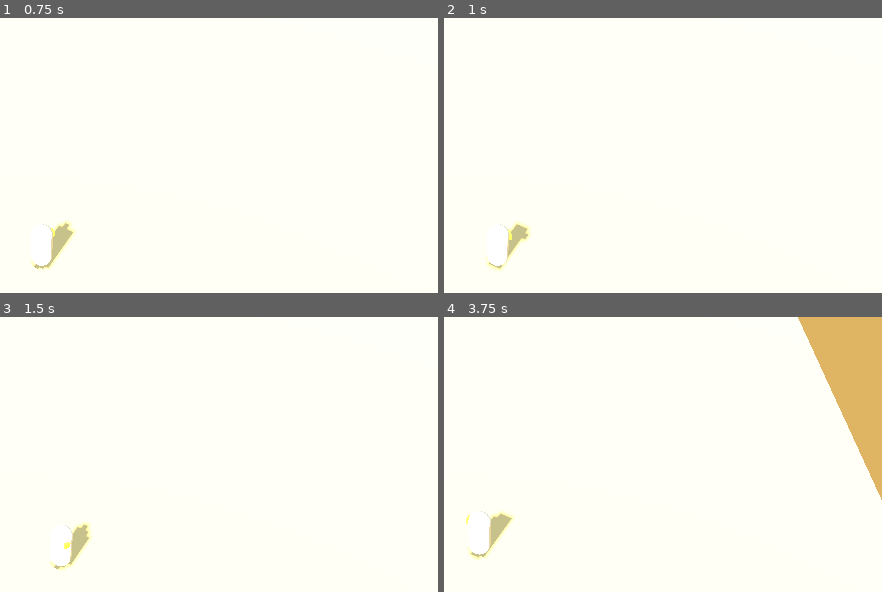
Above: before the commit, frames 1-4 (two rows, left to right).
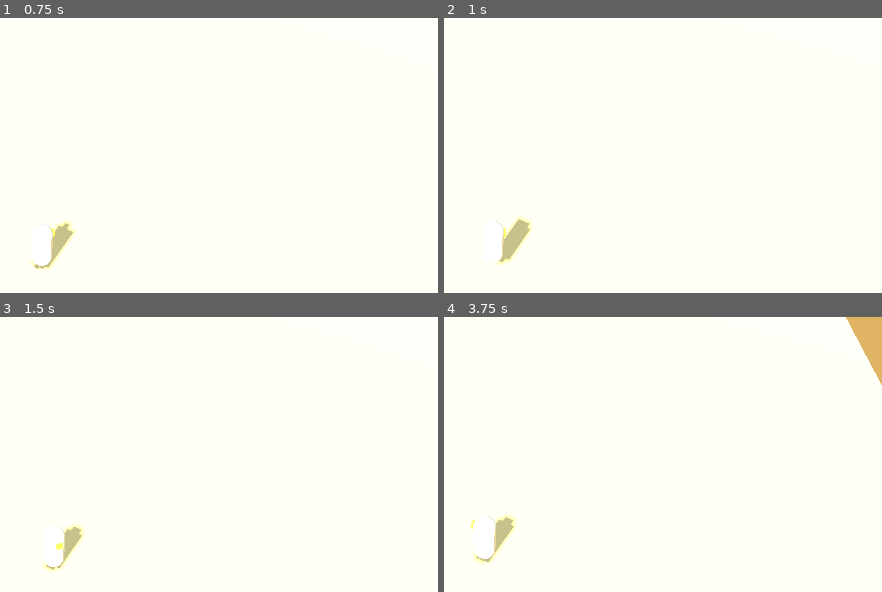
Above: after the commit, the same moments.

Repository: jmelvin92/shaiba
Game: Godot game, scene res://scenes/world/world.tscn
Two runs of this game, one before a commit and one after it. Both use one fixed random seed, a clock stepped at 60 frames per second and the inputs below.
Inputs (mouse positions are in pixels of both pictures, inside the frame that each line leads up to):
- Up to frame 1 (0.75 s): tap Enter at 0.5 s; move the mouse to (214, 221) at 0.52 s; hold D (move_right) from 0.53 s (still down); hold Shift (sprint) from 0.53 s (still down)
- Up to frame 2 (1 s): keep holding D (move_right); keep holding Shift (sprint); tap Space (jump, bound only after the commit) at 0.77 s; tap Ctrl (crouch, bound only after the commit) at 0.8 s
- Up to frame 3 (1.5 s): tap Space (jump, bound only after the commit) at 1.07 s; move the mouse to (outside the picture) at 1.27 s; release D (move_right) at 1.28 s; release Shift (sprint) at 1.28 s; hold S (move_down) from 1.28 s (still down); tap Ctrl (crouch, bound only after the commit) at 1.35 s
- Up to frame 4 (3.75 s): tap Space (jump, bound only after the commit) at 1.52, 1.55, 1.82, 2.1, 3.02, 3.32 s; move the mouse to (562, 443) at 2.02 s; release S (move_down) at 2.03 s; hold D (move_right) 2.03-2.78 s; hold Shift (sprint) 2.03-2.78 s; move the mouse to (outside the picture) at 2.77 s; hold W (move_up) 2.78-3.53 s; tap Mouse wheel up (camera_zoom_in) at 2.85 s; tap Ctrl (crouch, bound only after the commit) at 3.05 s; move the mouse to (outside the picture) at 3.52 s; hold A (move_left) from 3.53 s (still down); hold Mouse wheel down (camera_zoom_out) from 3.53 s (still down)

Frame 1 is identical in both runs. In frame 2, 0.6% of the frame differs, in the area x 9-21%, y 72-92%; in frame 3, 0.8%; in frame 4, 6.1%, in the area x 5-100%, y 0-90%.

Commit message:
Add jump and crouch
Jump on space with coyote time, an input buffer, variable height and
reduced air control; crouch on ctrl or C, held, with a ceiling check so
you cannot stand up under something. Graybox gains a crouch tunnel,
jumpable and too-tall ledges, and a run-only gap to test them.

Diff:
--- a/project.godot
+++ b/project.godot
@@ -58,6 +58,17 @@
 "events": [Object(InputEventKey,"resource_local_to_scene":false,"resource_name":"","device":-1,"window_id":0,"alt_press …(192 unchanged characters)…
 ]
 }
+jump={
+"deadzone": 0.2,
+"events": [Object(InputEventKey,"resource_local_to_scene":false,"resource_name":"","device":-1,"window_id":0,"alt_pressed":false,"shift_pressed":false,"ctrl_pressed":false,"meta_pressed":false,"pressed":false,"keycode":0,"physical_keycode":32,"key_label":0,"unicode":32,"location":0,"echo":false,"script":null)
+]
+}
+crouch={
+"deadzone": 0.2,
+"events": [Object(InputEventKey,"resource_local_to_scene":false,"resource_name":"","device":-1,"window_id":0,"alt_pressed":false,"shift_pressed":false,"ctrl_pressed":false,"meta_pressed":false,"pressed":false,"keycode":0,"physical_keycode":4194326,"key_label":0,"unicode":0,"location":0,"echo":false,"script":null)
+, Object(InputEventKey,"resource_local_to_scene":false,"resource_name":"","device":-1,"window_id":0,"alt_pressed":false,"shift_pressed":false,"ctrl_pressed":false,"meta_pressed":false,"pressed":false,"keycode":0,"physical_keycode":67,"key_label":0,"unicode":99,"location":0,"echo":false,"script":null)
+]
+}
 sprint={
 "deadzone": 0.2,
 "events": [Object(InputEventKey,"resource_local_to_scene":false,"resource_name":"","device":-1,"window_id":0,"alt_press …(195 unchanged characters)…
--- a/scenes/player/player.gd
+++ b/scenes/player/player.gd
@@ -30,6 +30,29 @@
 ## gives a sudden reversal its weight; the visible turn alone would not.
 @export_range(0.0, 1.0, 0.05) var turn_drag: float = 0.55
 
+@export_group("Air")
+## Peak height of a full jump, metres. Converted to a launch velocity against
+## whatever gravity is in force, so tuning gravity doesn't change the hop.
+@export_range(0.0, 4.0, 0.05) var jump_height: float = 1.1
+## How much of the rise is kept when the jump key is released early. 1 = no
+## variable height, 0.4 = a tap gets you noticeably less than a hold.
+@export_range(0.0, 1.0, 0.05) var jump_release_damping: float = 0.45
+## Grace period after walking off a ledge during which a jump still counts.
+@export_range(0.0, 0.4, 0.01) var coyote_time: float = 0.12
+## How early a jump press is remembered if you hit it just before landing.
+@export_range(0.0, 0.4, 0.01) var jump_buffer_time: float = 0.12
+## Share of ground acceleration and friction that applies mid-air. Low values
+## mean a jump commits you to roughly the arc you launched with.
+@export_range(0.0, 1.0, 0.05) var air_control: float = 0.35
+
+@export_group("Crouch")
+## Pace while crouched.
+@export_range(0.5, 6.0, 0.1) var crouch_speed: float = 2.0
+## Capsule height when crouched. Standing height is read from the scene.
+@export_range(0.6, 2.0, 0.05) var crouch_height: float = 1.15
+## How quickly the capsule shrinks and grows again.
+@export_range(1.0, 40.0, 0.5) var crouch_transition_speed: float = 14.0
+
 @export_group("Ground")
 ## Tallest ledge the player can walk up without jumping. Kept below
 ## floor_snap_length at runtime — the snap is what puts the body back down.
@@ -44,11 +67,29 @@
 ## means "away from the camera".
 var view_yaw: float = 0.0
 
+@onready var _collision: CollisionShape3D = $Collision
+@onready var _body: MeshInstance3D = $Body
+@onready var _facing_marker: MeshInstance3D = $FacingMarker
+@onready var _capsule: CapsuleShape3D = _collision.shape
+@onready var _capsule_mesh: CapsuleMesh = _body.mesh
+
+## Full standing capsule height, taken from the scene at load.
+var _stand_height: float = 1.75
+## Where the capsule is between crouched and standing right now, in metres.
+var _current_height: float = 1.75
+var _crouched: bool = false
+## Counts down after leaving the floor; a jump is still allowed while positive.
+var _coyote_left: float = 0.0
+## Counts down after a jump press; spends itself the moment a jump is possible.
+var _jump_buffer_left: float = 0.0
+
 
 func _ready() -> void:
 	# The floor snap is what lowers the body again after a step-up probe, so it
 	# has to reach at least as far as the tallest step we allow.
 	floor_snap_length = maxf(floor_snap_length, max_step_height + 0.05)
+	_stand_height = _capsule.height
+	_current_height = _stand_height
 
 
 ## Called by the level that owns both this player and the camera rig.
@@ -67,21 +108,97 @@
 	if not is_on_floor():
 		velocity += get_gravity() * gravity_scale * delta
 
-	var target_speed: float = run_speed if Input.is_action_pressed("sprint") else walk_speed
+	_update_crouch(delta)
+	_update_jump(delta)
+
+	# Mid-air you get only a share of your usual grip, so a jump largely
+	# commits you to the arc you left the ground with.
+	var control: float = 1.0 if is_on_floor() else air_control
 	var planar: Vector3 = Vector3(velocity.x, 0.0, velocity.z)
 	if direction.length_squared() > 0.0:
-		planar = planar.move_toward(
-			direction * target_speed, acceleration * _turn_thrust(direction) * delta
-		)
+		var thrust: float = acceleration * _turn_thrust(direction) * control
+		planar = planar.move_toward(direction * _target_speed(), thrust * delta)
 		_face_direction(direction, delta)
 	else:
-		planar = planar.move_toward(Vector3.ZERO, friction * delta)
+		planar = planar.move_toward(Vector3.ZERO, friction * control * delta)
 	velocity.x = planar.x
 	velocity.z = planar.z
 
 	if is_on_floor():
 		_try_step_up(planar)
 	move_and_slide()
+
+
+## The pace being asked for: crouching beats sprinting, sprinting beats walking.
+func _target_speed() -> float:
+	if _crouched:
+		return crouch_speed
+	if Input.is_action_pressed("sprint"):
+		return run_speed
+	return walk_speed
+
+
+## True while crouched, for anyone driving animation off this controller.
+func is_crouching() -> bool:
+	return _crouched
+
+
+## Follows the crouch key, except that you cannot stand up under something.
+## The capsule resizes toward the target height rather than snapping, and the
+## collision shape and mesh are kept sitting on the character's feet.
+func _update_crouch(delta: float) -> void:
+	if Input.is_action_pressed("crouch"):
+		_crouched = true
+	elif _crouched and _has_standing_room():
+		_crouched = false
+
+	var wanted: float = crouch_height if _crouched else _stand_height
+	if is_equal_approx(_current_height, wanted):
+		return
+	_current_height = move_toward(
+		_current_height, wanted, crouch_transition_speed * delta
+	)
+	_apply_height(_current_height)
+
+
+## Sweeps the crouched capsule up through the space standing would occupy.
+func _has_standing_room() -> bool:
+	var needed: float = _stand_height - _current_height
+	if needed <= 0.0:
+		return true
+	return not test_move(global_transform, Vector3.UP * needed)
+
+
+func _apply_height(height: float) -> void:
+	_capsule.height = height
+	_capsule_mesh.height = height
+	_collision.position.y = height * 0.5
+	_body.position.y = height * 0.5
+	# Keep the facing marker at the same fraction of the body's height.
+	_facing_marker.position.y = height * 0.771
+
+
+## Jump with the two forgivenesses players never notice until they are missing:
+## a moment of coyote time after leaving a ledge, and a buffered press so
+## hitting the key just before landing still fires.
+func _update_jump(delta: float) -> void:
+	if is_on_floor():
+		_coyote_left = coyote_time
+	else:
+		_coyote_left = maxf(_coyote_left - delta, 0.0)
+
+	if Input.is_action_just_pressed("jump"):
+		_jump_buffer_left = jump_buffer_time
+	else:
+		_jump_buffer_left = maxf(_jump_buffer_left - delta, 0.0)
+
+	if _jump_buffer_left > 0.0 and _coyote_left > 0.0 and not _crouched:
+		velocity.y = sqrt(2.0 * get_gravity().length() * gravity_scale * jump_height)
+		_jump_buffer_left = 0.0
+		_coyote_left = 0.0
+	elif Input.is_action_just_released("jump") and velocity.y > 0.0:
+		# Released mid-rise — cut it short once, so a tap is a smaller hop.
+		velocity.y *= jump_release_damping
 
 
 ## Fraction of full acceleration available right now, based on how far the body
--- a/scenes/player/player.tscn
+++ b/scenes/player/player.tscn
@@ -5,10 +5,12 @@
 [ext_resource type="Material" path="res://resources/palette/accent_gold.tres" id="3_facing"]
 
 [sub_resource type="CapsuleShape3D" id="CapsuleShape3D_body"]
+resource_local_to_scene = true
 radius = 0.35
 height = 1.75
 
 [sub_resource type="CapsuleMesh" id="CapsuleMesh_body"]
+resource_local_to_scene = true
 material = ExtResource("2_body")
 radius = 0.35
 height = 1.75
--- a/scenes/world/graybox.tscn
+++ b/scenes/world/graybox.tscn
@@ -173,6 +173,52 @@
 size = Vector3(0.8, 3, 0.8)
 material = ExtResource("7_shadow")
 
+[node name="CrouchTunnel" type="Node3D" parent="."]
+
+[node name="WallLeft" type="CSGBox3D" parent="CrouchTunnel"]
+transform = Transform3D(1, 0, 0, 0, 1, 0, 0, 0, 1, 28.2, 0.8, 11)
+use_collision = true
+size = Vector3(0.6, 1.6, 6)
+material = ExtResource("5_clay")
+
+[node name="WallRight" type="CSGBox3D" parent="CrouchTunnel"]
+transform = Transform3D(1, 0, 0, 0, 1, 0, 0, 0, 1, 31.8, 0.8, 11)
+use_collision = true
+size = Vector3(0.6, 1.6, 6)
+material = ExtResource("5_clay")
+
+[node name="Lintel" type="CSGBox3D" parent="CrouchTunnel"]
+transform = Transform3D(1, 0, 0, 0, 1, 0, 0, 0, 1, 30, 1.45, 11)
+use_collision = true
+size = Vector3(4, 0.3, 6)
+material = ExtResource("4_plaster")
+
+[node name="Jumps" type="Node3D" parent="."]
+
+[node name="LedgeJumpable" type="CSGBox3D" parent="Jumps"]
+transform = Transform3D(1, 0, 0, 0, 1, 0, 0, 0, 1, -4, 0.45, 18)
+use_collision = true
+size = Vector3(4, 0.9, 4)
+material = ExtResource("6_gold")
+
+[node name="LedgeTooTall" type="CSGBox3D" parent="Jumps"]
+transform = Transform3D(1, 0, 0, 0, 1, 0, 0, 0, 1, -10, 0.8, 18)
+use_collision = true
+size = Vector3(4, 1.6, 4)
+material = ExtResource("7_shadow")
+
+[node name="GapNear" type="CSGBox3D" parent="Jumps"]
+transform = Transform3D(1, 0, 0, 0, 1, 0, 0, 0, 1, 6, 0.45, 18)
+use_collision = true
+size = Vector3(5, 0.9, 5)
+material = ExtResource("4_plaster")
+
+[node name="GapFar" type="CSGBox3D" parent="Jumps"]
+transform = Transform3D(1, 0, 0, 0, 1, 0, 0, 0, 1, 6, 0.45, 27)
+use_collision = true
+size = Vector3(5, 0.9, 5)
+material = ExtResource("4_plaster")
+
 [node name="Obstacles" type="Node3D" parent="."]
 
 [node name="PillarA" type="CSGBox3D" parent="Obstacles"]
Not shown, changed: PLAN.md
Not shown, changed: docs/DECISIONS.md
